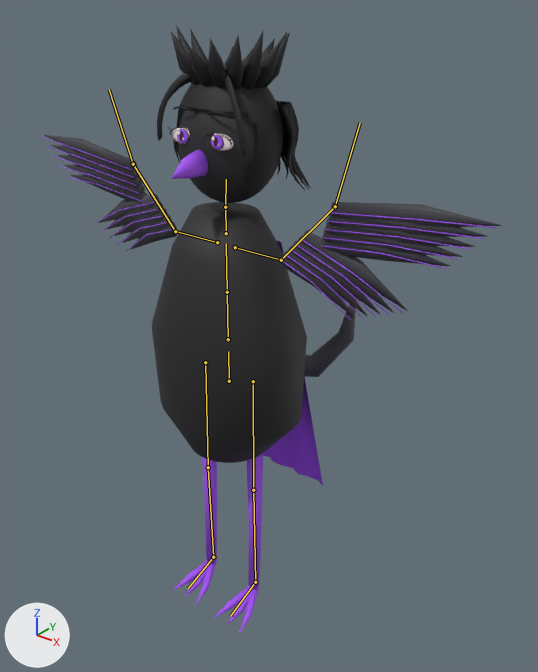
The glTF model output/anime-rigged-catalog-v3/corvi/model.glb: old version first, new version second.
Both versions are drawn from a 50 mm lens placed at (1.228, -1.357, 1.816), pointed at (0.027, 0.144, 0.885). Every picture has the same lights, and +X, +Y and +Z are marked at lower left. The first picture is the older version. Both versions are drawn at frame 33 of the action 'achievement'; the numbers are the values there. The bones that change, and the others that lie on the model, are drawn over the model as lines.

Objects in the first picture: 'Corvi.SkinnedMesh'.
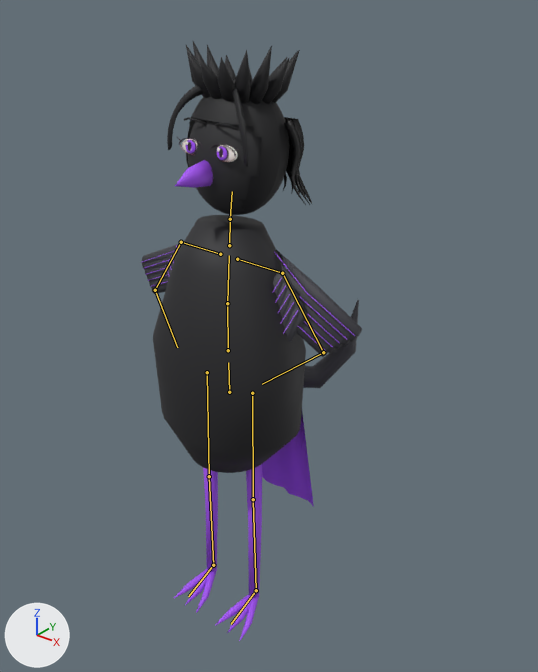
Where the change shows, as pixel boxes (x1, y1, x2, y2) in the pictures (538 x 672 px):
```json
{"object": "Corvi.SkinnedMesh", "change": "posed", "before": [39, 25, 501, 634], "after": [141, 41, 362, 642], "on screen": "52% narrower"}
{"bone": "hips", "before": "(229, 381) to (228, 351)", "after": "(229, 392) to (228, 362)"}
{"bone": "chest", "before": "(227, 292) to (226, 243)", "after": "(227, 303) to (229, 255)"}
{"bone": "head", "before": "(225, 207) to (226, 179)", "after": "(230, 219) to (232, 191)"}
{"bone": "leftUpperArm", "before": "(281, 260) to (335, 206)", "after": "(282, 273) to (323, 352)"}
{"bone": "leftLowerArm", "before": "(335, 206) to (360, 122)", "after": "(323, 352) to (262, 384)"}
{"bone": "rightUpperArm", "before": "(175, 231) to (133, 164)", "after": "(181, 242) to (155, 290)"}
{"bone": "rightLowerArm", "before": "(133, 164) to (109, 89)", "after": "(155, 290) to (177, 347)"}
{"bone": "rightFoot", "before": "(213, 557) to (188, 588)", "after": "(213, 565) to (188, 596)"}
```

Edits to the scene script, one JSON object a line:
```json
{"block": "bone_rig_object", "where": "bone_rig_object = bpy.data.objects['Rig']  # the whole rig 'Rig'"}
{"op": "set", "path": "bone_rig_object.location", "old": "(0.0, 0.0, 0.0)", "new": "(0.0, 0.0, -0.034)"}
{"block": "bone_hips", "where": "bone_hips = bpy.data.objects['Rig'].pose.bones['hips']"}
{"op": "set", "path": "bone_hips.rotation_quaternion", "old": "(1.0, 0.0, 0.0, 0.0)", "new": "(1.0, 0.0, -0.017, 0.0)", "note": "degrees (0, 0, 0) -> degrees (0, -2, 0)"}
{"block": "bone_chest", "where": "bone_chest = bpy.data.objects['Rig'].pose.bones['chest']  # child of 'spine'"}
{"op": "set", "path": "bone_chest.rotation_quaternion", "old": "(1.0, 0.0, 0.0, 0.0)", "new": "(0.999, -0.035, 0.0, 0.0)", "note": "degrees (0, 0, 0) -> degrees (-4, 0, 0)"}
{"block": "bone_head", "where": "bone_head = bpy.data.objects['Rig'].pose.bones['head']  # child of 'neck'"}
{"op": "set", "path": "bone_head.rotation_quaternion", "old": "(1.0, -0.03, 0.0, 0.0)", "new": "(0.999, -0.024, -0.022, -0.001)", "note": "degrees (-3, 0, 0) -> degrees (-3, -2, 0)"}
{"block": "bone_leftupperarm", "where": "bone_leftupperarm = bpy.data.objects['Rig'].pose.bones['leftUpperArm']  # child of 'leftShoulder'"}
{"op": "set", "path": "bone_leftupperarm.location", "old": "(0.003, 0.0, 0.0)", "new": "(0.0, 0.0, 0.0)"}
{"op": "set", "path": "bone_leftupperarm.rotation_quaternion", "old": "(0.918, 0.398, 0.005, -0.002)", "new": "(0.892, -0.45, 0.0, 0.047)", "note": "degrees (47, 1, 0) -> degrees (-53, 2, 5)"}
{"block": "bone_leftlowerarm", "where": "bone_leftlowerarm = bpy.data.objects['Rig'].pose.bones['leftLowerArm']  # child of 'leftUpperArm'"}
{"op": "set", "path": "bone_leftlowerarm.rotation_quaternion", "old": "(0.975, 0.222, -0.012, -0.029)", "new": "(0.718, -0.681, 0.0, -0.143)", "note": "degrees (26, -1, -4) -> degrees (-86, -11, -12)"}
{"block": "bone_rightupperarm", "where": "bone_rightupperarm = bpy.data.objects['Rig'].pose.bones['rightUpperArm']  # child of 'rightShoulder'"}
{"op": "set", "path": "bone_rightupperarm.location", "old": "(-0.003, 0.0, 0.0)", "new": "(0.0, 0.0, 0.0)"}
{"op": "set", "path": "bone_rightupperarm.rotation_quaternion", "old": "(0.918, 0.398, -0.005, 0.002)", "new": "(0.892, -0.45, 0.0, -0.047)", "note": "degrees (47, -1, 0) -> degrees (-53, -2, -5)"}
{"block": "bone_rightlowerarm", "where": "bone_rightlowerarm = bpy.data.objects['Rig'].pose.bones['rightLowerArm']  # child of 'rightUpperArm'"}
{"op": "set", "path": "bone_rightlowerarm.rotation_quaternion", "old": "(0.975, 0.222, 0.012, 0.029)", "new": "(0.718, -0.681, 0.0, 0.143)", "note": "degrees (26, 1, 4) -> degrees (-86, 11, 12)"}
{"block": "bone_rightfoot", "where": "bone_rightfoot = bpy.data.objects['Rig'].pose.bones['rightFoot']  # child of 'rightLowerLeg'"}
{"op": "set", "path": "bone_rightfoot.rotation_quaternion", "old": "(1.0, 0.0, 0.0, 0.0)", "new": "(1.0, 0.002, 0.0, -0.017)", "note": "degrees (0, 0, 0) -> degrees (0, 0, -2)"}
```
